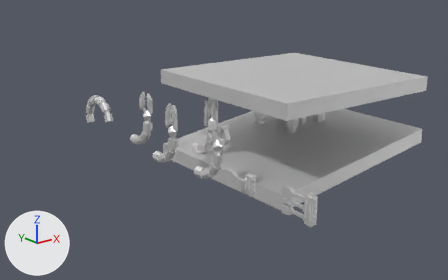
A saved change to the FBX model Icarus/Assets/Models/Cenario/Fase3/OfficialBoss.fbx.
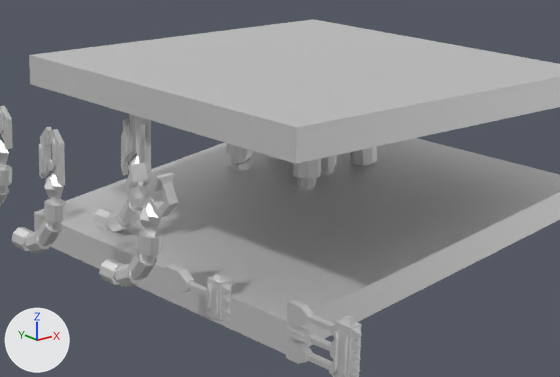
There are two pictures of each version: one whole from a camera (50 mm lens) standing at (-43.1, -53.4, 24.5) and looking at (7.4, 9.7, -0.7), one close up on the part from 33% to 92% of the width and 16% to 79% of the height. Lighting does not change. The marker at lower left points along +X, +Y and +Z. Where no turn or scale is listed for an object, it has been applied to the vertices.

Names of what the first close-up shows: 'Boss.BigArms.L', 'Boss.BigArms.R', 'Boss.UpperArms', 'Cenario.Protoripo', 'Laser', 'PINCIR', 'PINCIR.001', 'PINCIR.002', 'Pistao', 'Pistao.001', 'PistaoDuplo', 'PistaoDuplo.001', 'Sword'.
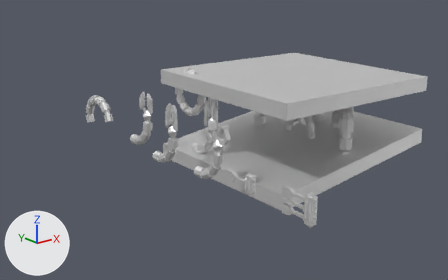
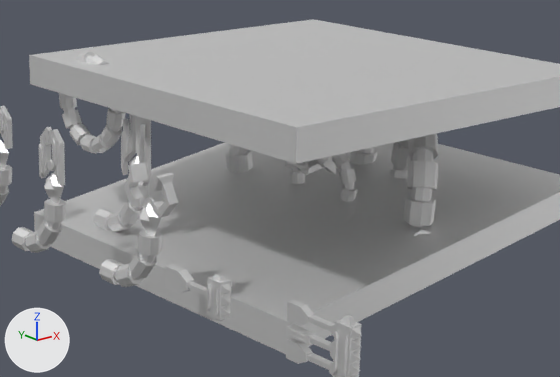
Patch to the scene script:
```diff
--- a/Icarus/Assets/Models/Cenario/Fase3/OfficialBoss.fbx.py
+++ b/Icarus/Assets/Models/Cenario/Fase3/OfficialBoss.fbx.py
@@ ob_boss_head @@
 ob_boss_head = bpy.data.objects.new('Boss.Head', me_cube_001)
-ob_boss_head.location = (21.47, 12.61, 1.24)
+ob_boss_head.location = (18.21, 7.5, 1.8)
@@ ob_boss_bigarms_r @@
 ob_boss_bigarms_r.parent = ob_boss
-ob_boss_bigarms_r.location = (317.4, -235.5, -514.7)
+ob_boss_bigarms_r.location = (322.0, -235.8, 540.2)
+ob_boss_bigarms_r.rotation_euler = (0.13, -0.0739, 0.063)  # degrees (7.4, -4.2, 3.6)
@@ ob_boss_bigarms_l @@
 ob_boss_bigarms_l.location = (317.4, -235.5, -514.7)
+ob_boss_bigarms_l.rotation_euler = (0.187, 0.111, -0.0611)  # degrees (11, 6.4, -3.5)
@@ ob_boss_upperarms @@
 ob_boss_upperarms.parent = ob_boss
-ob_boss_upperarms.location = (317.4, -235.5, -514.7)
+ob_boss_upperarms.location = (-1257.0, 298.2, -907.7)
+ob_boss_upperarms.rotation_euler = (-2.648, 0.0, 0.0)  # degrees (-152, 0, 0)
@@ ob_boss_bottomarms @@
 ob_boss_bottomarms = bpy.data.objects.new('Boss.BottomArms', me_cube_005)
-ob_boss_bottomarms.location = (22.66, 12.58, -0.08)
+ob_boss_bottomarms.location = (19.89, 7.72, -0.66)
```

Where the change shows, as pixel boxes [x1, y1, x2, y2] in the close-ups (560 x 377 px):
'Boss.BigArms.R', moved, turned: before [292, 159, 321, 190]; after [390, 134, 438, 227]
'Boss.UpperArms', moved, turned: before [266, 155, 337, 175]; after [59, 52, 126, 154]
'Boss.BigArms.L', turned: before [226, 143, 377, 171]; after [225, 144, 377, 172]
'Boss.BottomArms', moved (not visible before): after [290, 153, 357, 201]
'Boss.Head', moved (not visible before): after [285, 157, 336, 176]
'Laser.001', unchanged, uncovered by the edit: after [39, 127, 65, 204]
'Sword.001', unchanged, uncovered by the edit: after [121, 114, 151, 185]
